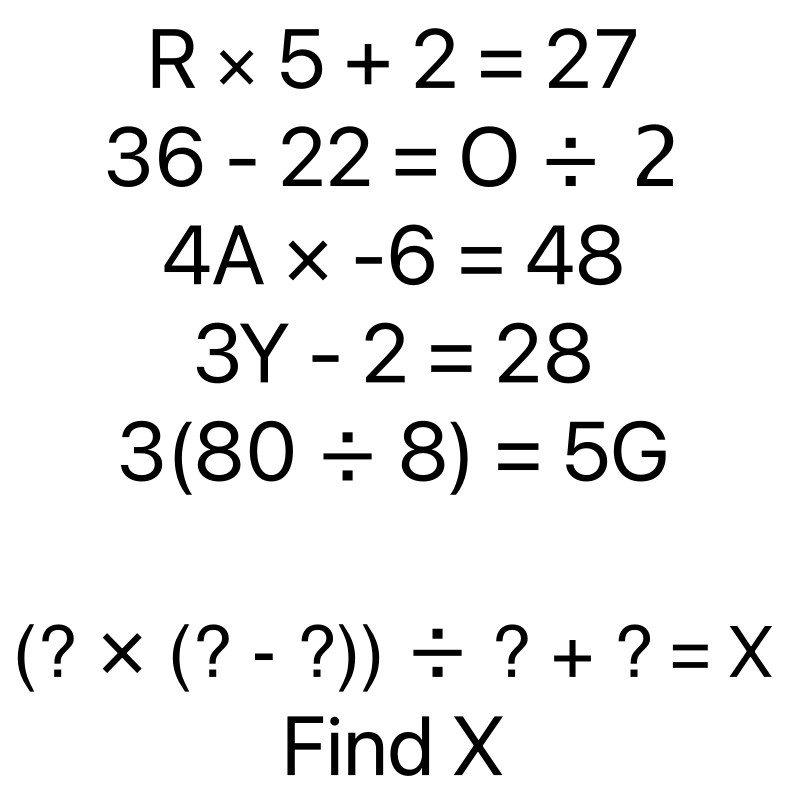
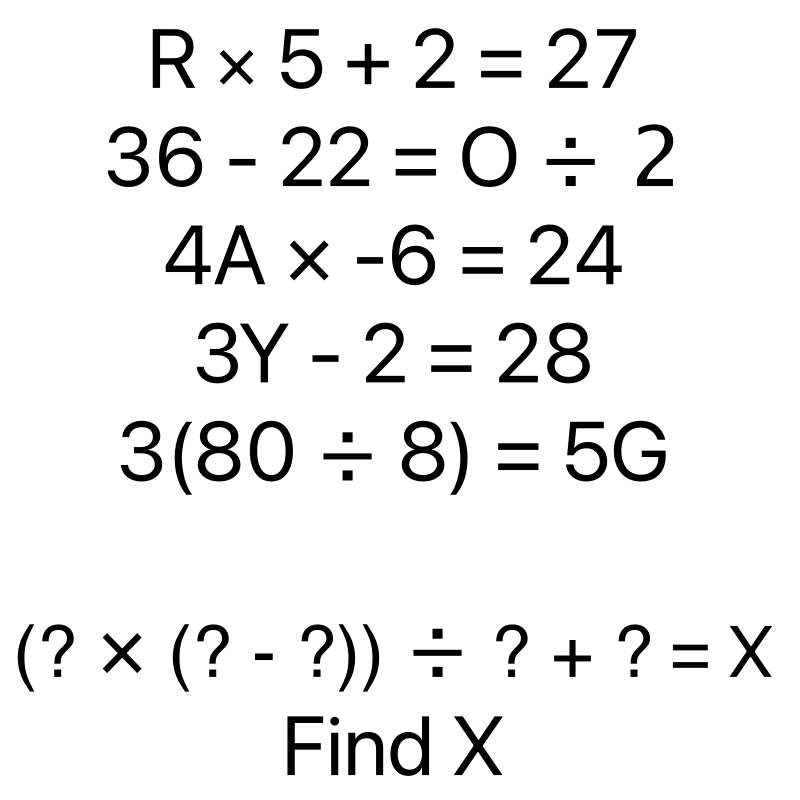
Revision of a layered (800, 800) image; what changed, layer by layer:
pixels changed over [164, 224, 622, 286] (layer not identified)
